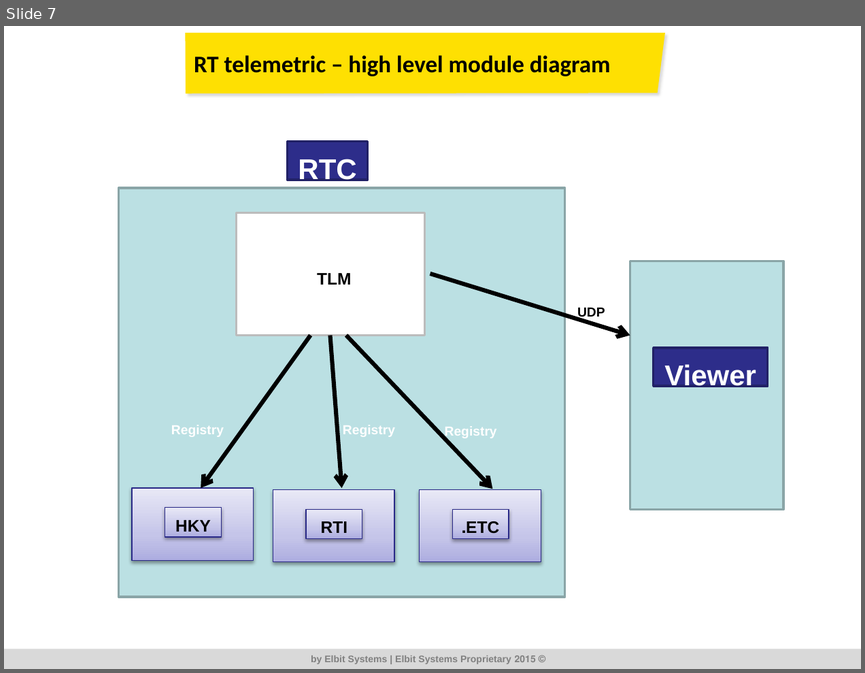
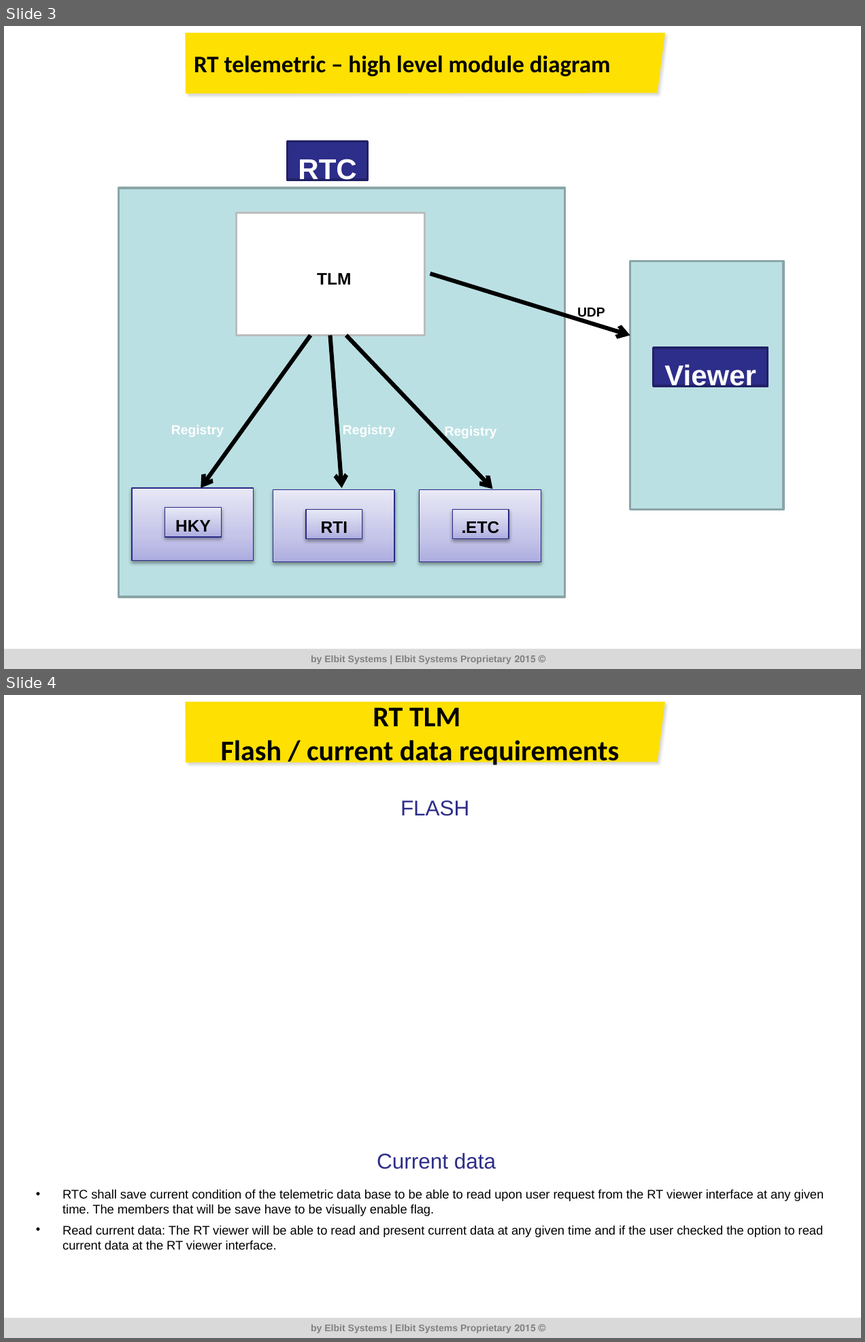
Before and after one commit to RoeeZinoueCommIT/Elbit_Telemetric, a slide deck: DR/Ver_1_002/ALPstar_TLM_DR_1_002.pptx. Shown one above the other, each under a label of ours: slide 7 before the commit, slides 3 and 4 after it. The pictures are 865x673 and 865x1342 pixels, drawn with LibreOffice and Linux fonts; fonts in the diff are those of the drawing; grey boxes stand for pictures; background and template pictures are left out. Boxes give left, top, right and bottom in pixels: in the first picture for what was removed or moved away, otherwise in the second. Text is boxed around its words. In the diff, an @@ line names an element or a change of style, - is before the commit and + after.

Commit message:
Commit fix: a. RTC: change header place to be first 2 byte in each packets at current values. b. RT viewer: Fix some issues and stability bugs.

```diff
--- a/DR/Ver_1_002/ALPstar_TLM_DR_1_002.pptx
+++ b/DR/Ver_1_002/ALPstar_TLM_DR_1_002.pptx
@@ slide 4 added at bbox=[4, 695, 861, 1338], background #FFFFFF at 68% opacity; not listed: 4 template elements that a slide beside it also shows @@
@@ title added at bbox=[221, 707, 619, 768], 24 pt, text #000000, bold @@
+RT TLM
+Flash / current data requirements
@@ text added at bbox=[400, 800, 469, 816], 18 pt, text #2D2D8A @@
+FLASH
@@ text added at bbox=[377, 1153, 496, 1169], 18 pt, text #2D2D8A @@
+Current data
@@ text added at bbox=[62, 1189, 824, 1249], 10.5 pt, text #000000 @@
+• RTC shall save current condition of the telemetric data base to be able to read upon user request from the RT viewer interface at any given time. The members that will be save have to be visually enable flag.
+  • Read current data: The RT viewer will be able to read and present current data at any given time and if the user checked the option to read current data at the RT viewer interface.
@@ what was slide 7 is now slide 3 @@
```
Also in this commit, not shown: 4 slides changed, 4 other slides added, 2 slides removed, 43 other files.
